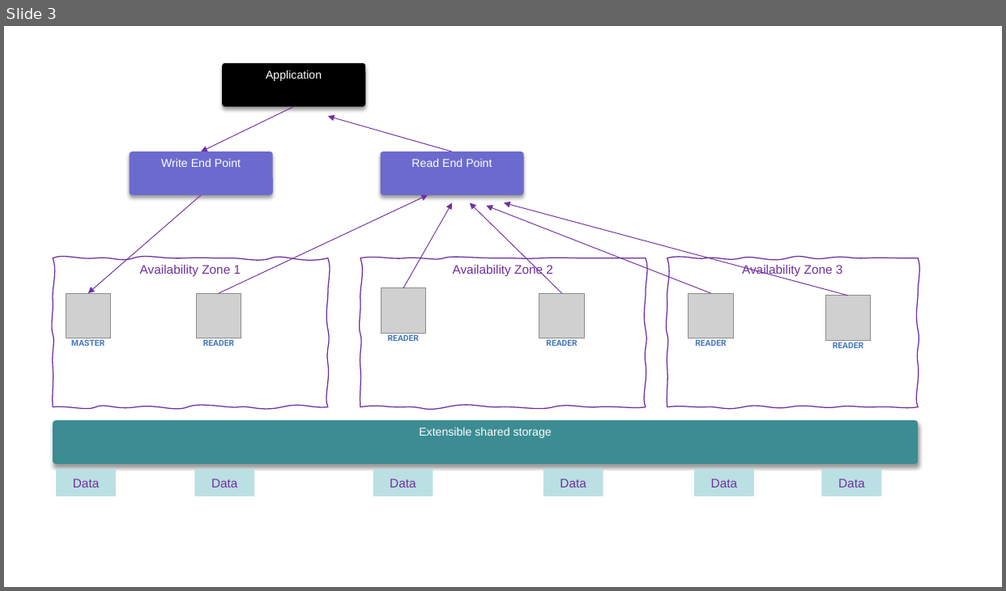
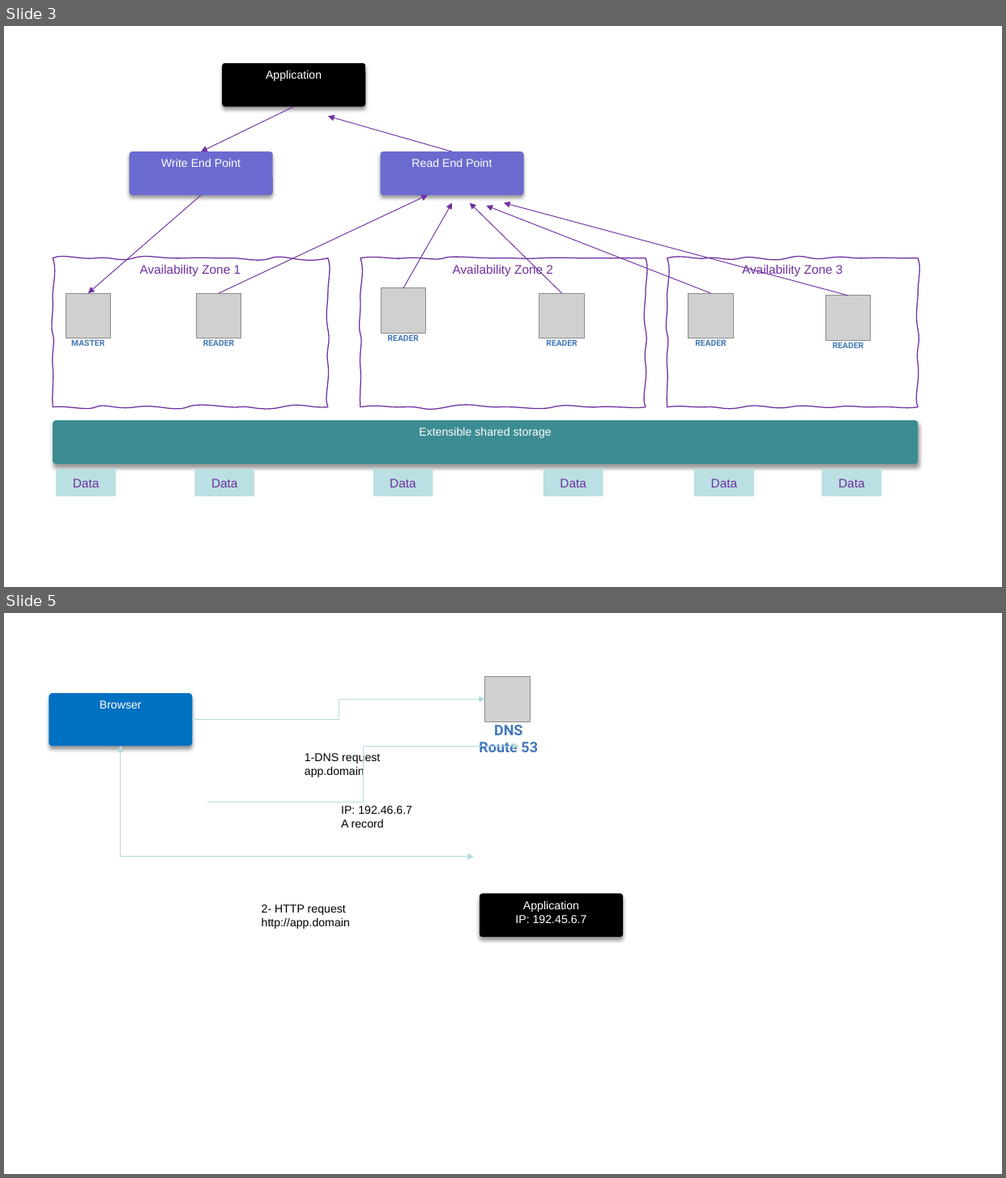
Before and after one commit to jbcodeforce/jbcodeforce.github.io, a slide deck: docs/Diagrams.pptx. Shown one above the other, each under a label of ours: slide 3 before the commit, slides 3 and 5 after it; the slides between them are not shown. The pictures are 1006x591 and 1006x1178 pixels, drawn with LibreOffice and Linux fonts; fonts in the diff are those of the drawing; grey boxes stand for pictures. Boxes give left, top, right and bottom in pixels: in the first picture for what was removed or moved away, otherwise in the second. Text is boxed around its words. In the diff, an @@ line names an element or a change of style, - is before the commit and + after.

```diff
--- a/docs/Diagrams.pptx
+++ b/docs/Diagrams.pptx
@@ slide 5 added at (x1=4, y1=613, x2=1002, y2=1174), background #FFFFFF; not listed: 1 template element that a slide beside it also shows @@
@@ picture added at (x1=485, y1=677, x2=530, y2=722) @@
@@ rounded rectangle added at (x1=49, y1=693, x2=193, y2=746), fill #0070C0, 11 pt, text #FFFFFF @@
+Browser
@@ elbow arrow added from (193, 719) to (485, 699), #B6DCDF 0.75 pt @@
@@ text added at (x1=479, y1=722, x2=538, y2=752), 14 pt, text #4277BB, bold @@
+DNS
+Route 53
@@ elbow double arrow added from (474, 857) to (121, 747), #B6DCDF 0.75 pt @@
@@ elbow arrow added from (207, 802) to (519, 747), #B6DCDF 0.75 pt @@
@@ text added at (x1=305, y1=752, x2=380, y2=777), 11 pt, text #000000 @@
+1-DNS request
+app.domain
@@ text added at (x1=341, y1=806, x2=412, y2=828), 11 pt, text #000000 @@
+IP: 192.46.6.7
+A record
@@ rounded rectangle added at (x1=479, y1=894, x2=623, y2=937), fill #000000, 11 pt, text #FFFFFF @@
+Application
+IP: 192.45.6.7
@@ text added at (x1=262, y1=905, x2=350, y2=929), 11 pt, text #000000 @@
+2- HTTP request
+http://app.domain
```
Also in this commit, not shown: 1 slide changed, 2 other slides added, 4 other files.
